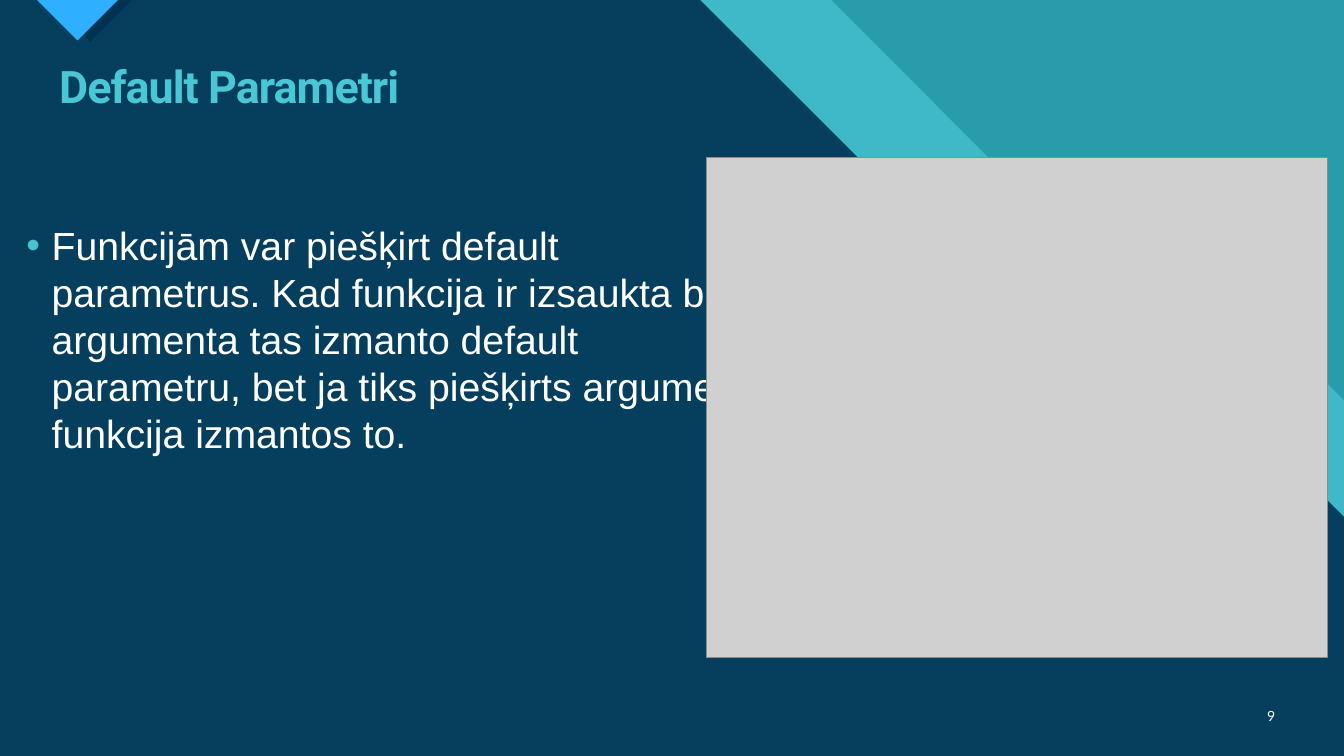
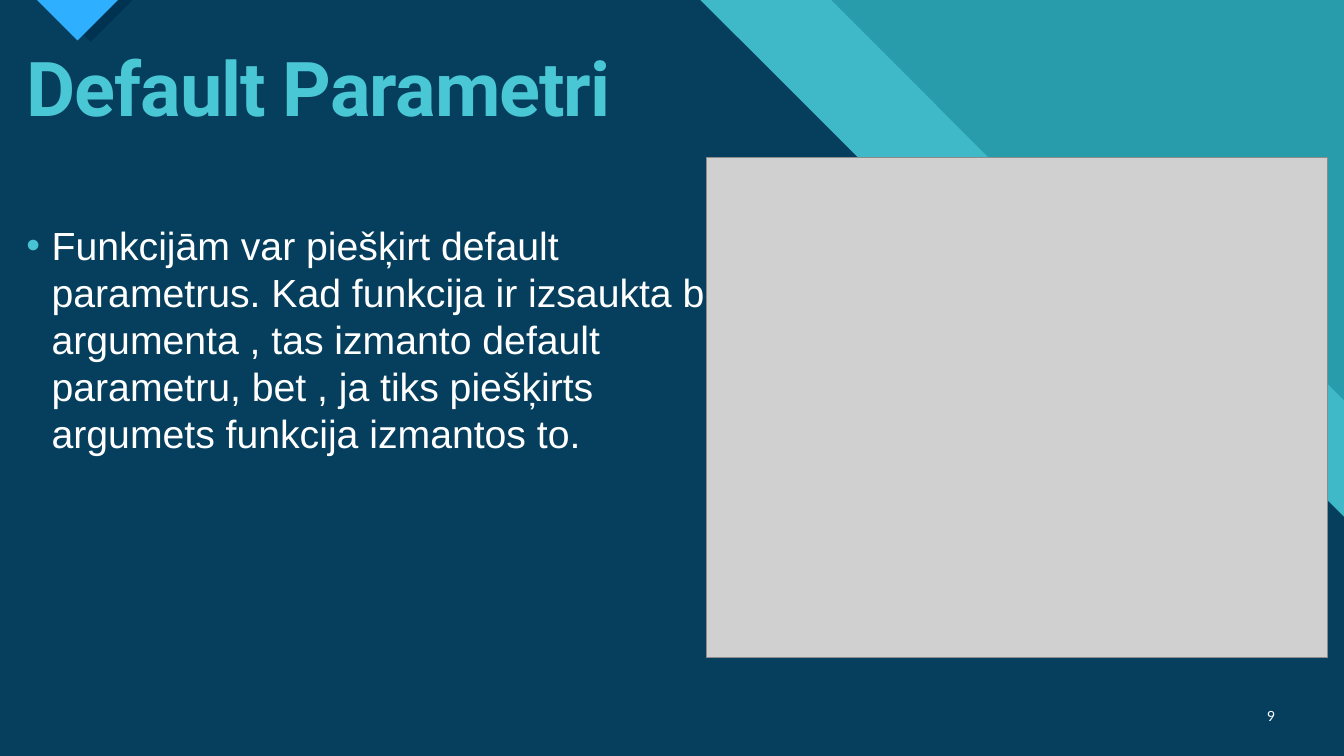
Before and after one commit to Klavinsnemakprogrammet/GalaEksamens2.Kurss, a slide deck: slide 9 of Python Funkcijas.pptx. Drawn at 1344x756 pixels with LibreOffice and Linux fonts; fonts in the diff are those of the drawing; grey boxes stand for pictures. Boxes give left, top, right and bottom in pixels: in the first picture for what was removed or moved away, otherwise in the second. Text is boxed around its words. In the diff, an @@ line names an element or a change of style, - is before the commit and + after.

```diff
--- a/Python Funkcijas.pptx
+++ b/Python Funkcijas.pptx
@@ title "Default Parametri": place and size @@
-title "Default Parametri" at <box>59,69,399,104</box>
+title "Default Parametri" at <box>26,58,611,117</box>
@@ title "Default Parametri" at <box>26,58,611,117</box>: size 32 to 54 pt @@
@@ text at <box>52,231,746,456</box>: text changed @@
-• Funkcijām var piešķirt default parametrus. Kad funkcija ir izsaukta bez argumenta tas izmanto default parametru, bet ja tiks piešķirts argumets funkcija izmantos to.
+• Funkcijām var piešķirt default parametrus. Kad funkcija ir izsaukta bez argumenta , tas izmanto default parametru, bet , ja tiks piešķirts argumets funkcija izmantos to.
```
Also in this commit, not shown: 7 other slides changed, 6 slides added.
